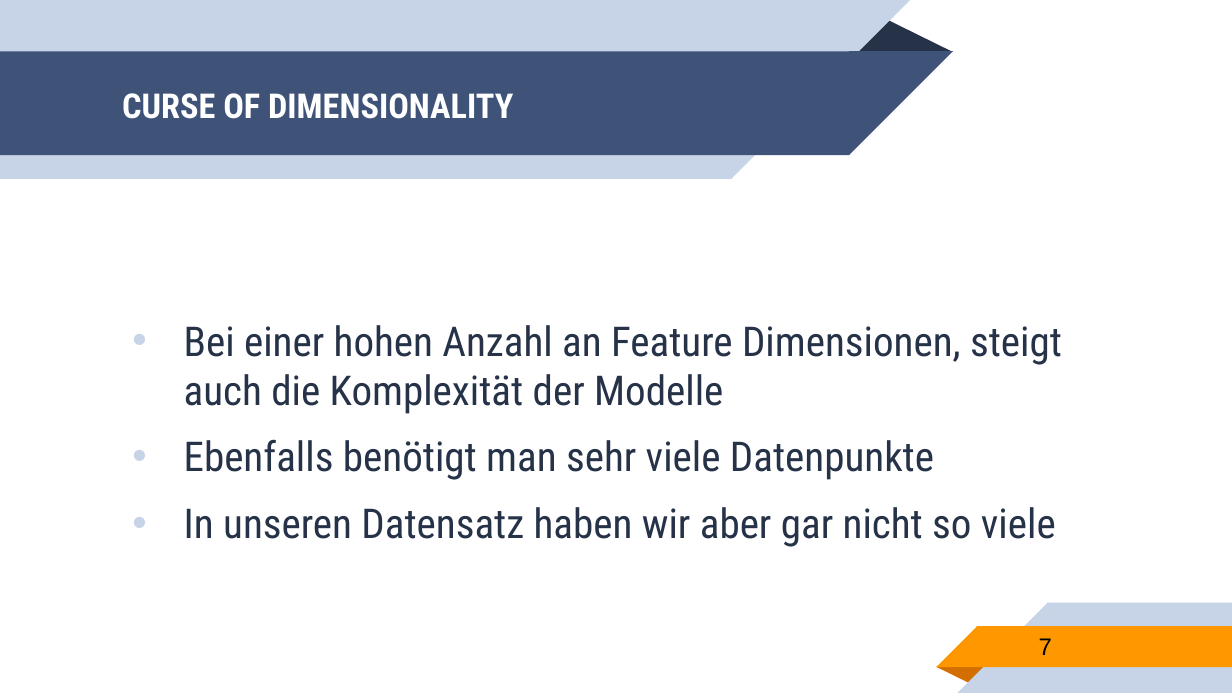
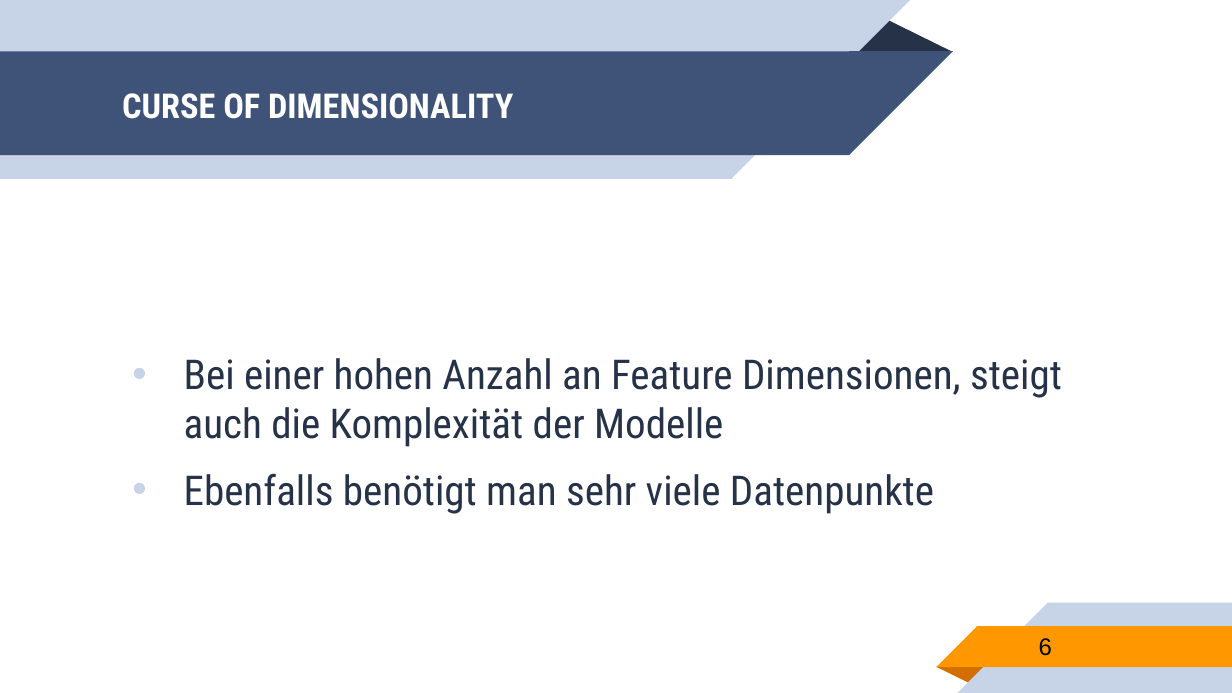
Before and after one commit to franneck94/UdemyML, a slide deck: slide 6 of lectures/MachineLearning.pptx (slide 7 before the commit). Drawn at 1232x693 pixels with LibreOffice and Linux fonts; fonts in the diff are those of the drawing. Boxes give left, top, right and bottom in pixels: in the first picture for what was removed or moved away, otherwise in the second. Text is boxed around its words. In the diff, an @@ line names an element or a change of style, - is before the commit and + after.

```diff
--- a/lectures/MachineLearning.pptx
+++ b/lectures/MachineLearning.pptx
@@ text at box(184, 507, 1056, 547): paragraph removed @@
-• In unseren Datensatz haben wir aber gar nicht so viele
@@ page number at box(1039, 638, 1052, 656): text changed @@
-7
+6
```
Also in this commit, not shown: 1 slide removed, 2 other files.
